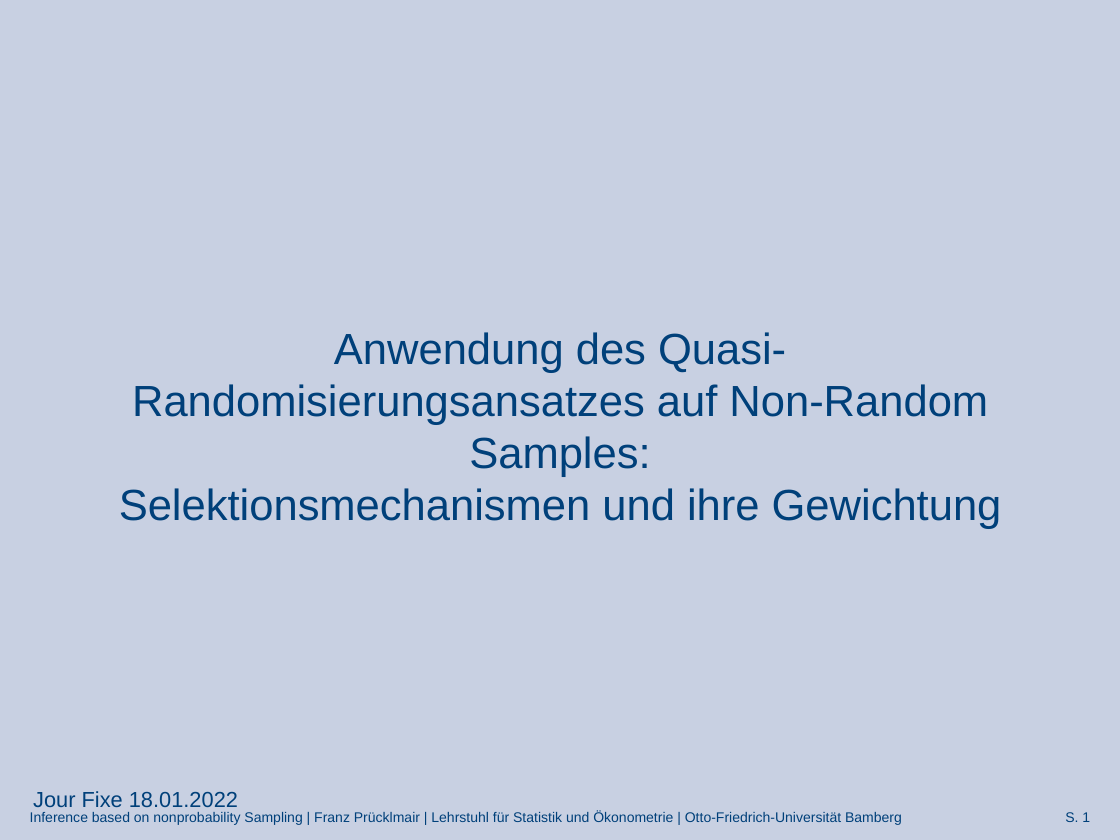
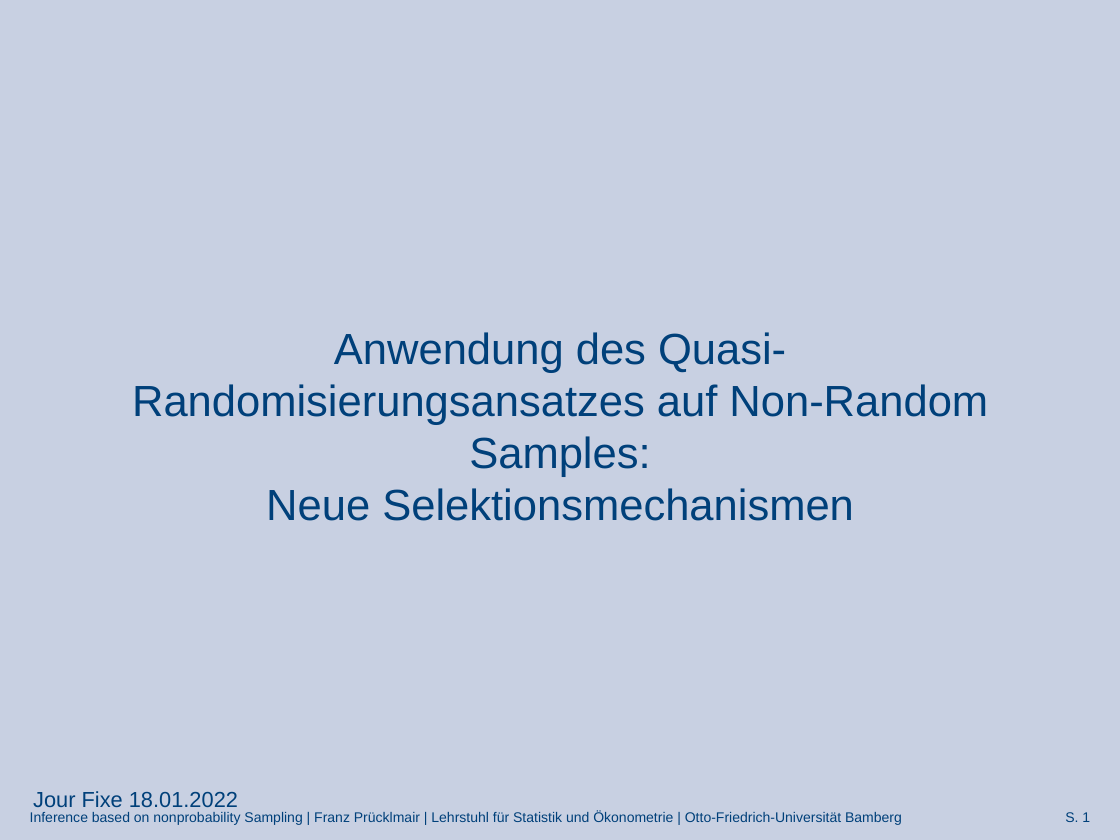
Before and after one commit to FranzPruecklmair/Civey, a slide deck: slide 1 of Präsentation_JF_29.04.2022.pptx. Drawn at 1120x840 pixels with LibreOffice and Linux fonts; fonts in the diff are those of the drawing; background and template pictures are left out. Boxes give left, top, right and bottom in pixels: in the first picture for what was removed or moved away, otherwise in the second. Text is boxed around its words. In the diff, an @@ line names an element or a change of style, - is before the commit and + after.

```diff
--- a/Präsentation_JF_29.04.2022.pptx
+++ b/Präsentation_JF_29.04.2022.pptx
@@ title at bbox=[132, 332, 988, 521]: text changed @@
-Anwendung des Quasi-Randomisierungsansatzes auf Non-Random Samples:
-Selektionsmechanismen und ihre Gewichtung
+Anwendung des Quasi-Randomisierungsansatzes auf Non-Random Samples:
+Neue Selektionsmechanismen
```
Also in this commit, not shown: 7 other slides changed, 6 slides added, 10 slides removed, 2 other files.
